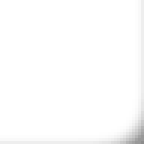
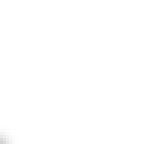
Layered file, before and after one edit (144x144). Changes by layer:
showed "s", painted on it over [0, 0, 144, 144]
renamed "e" to "w", showed it, painted on it over [0, 0, 144, 144]
hid "se", moved it above "nw", painted on it over [0, 0, 144, 144]
